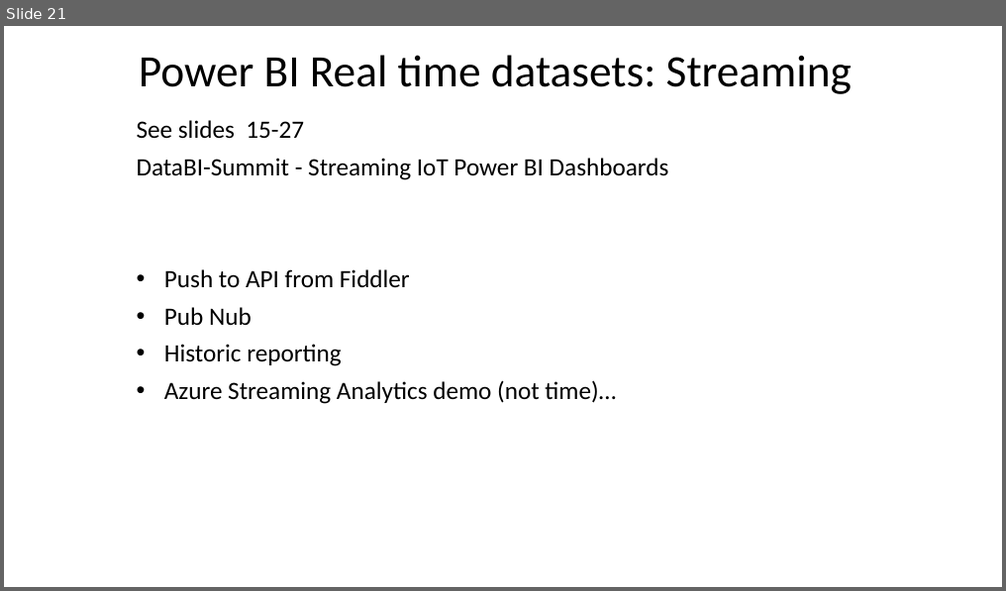
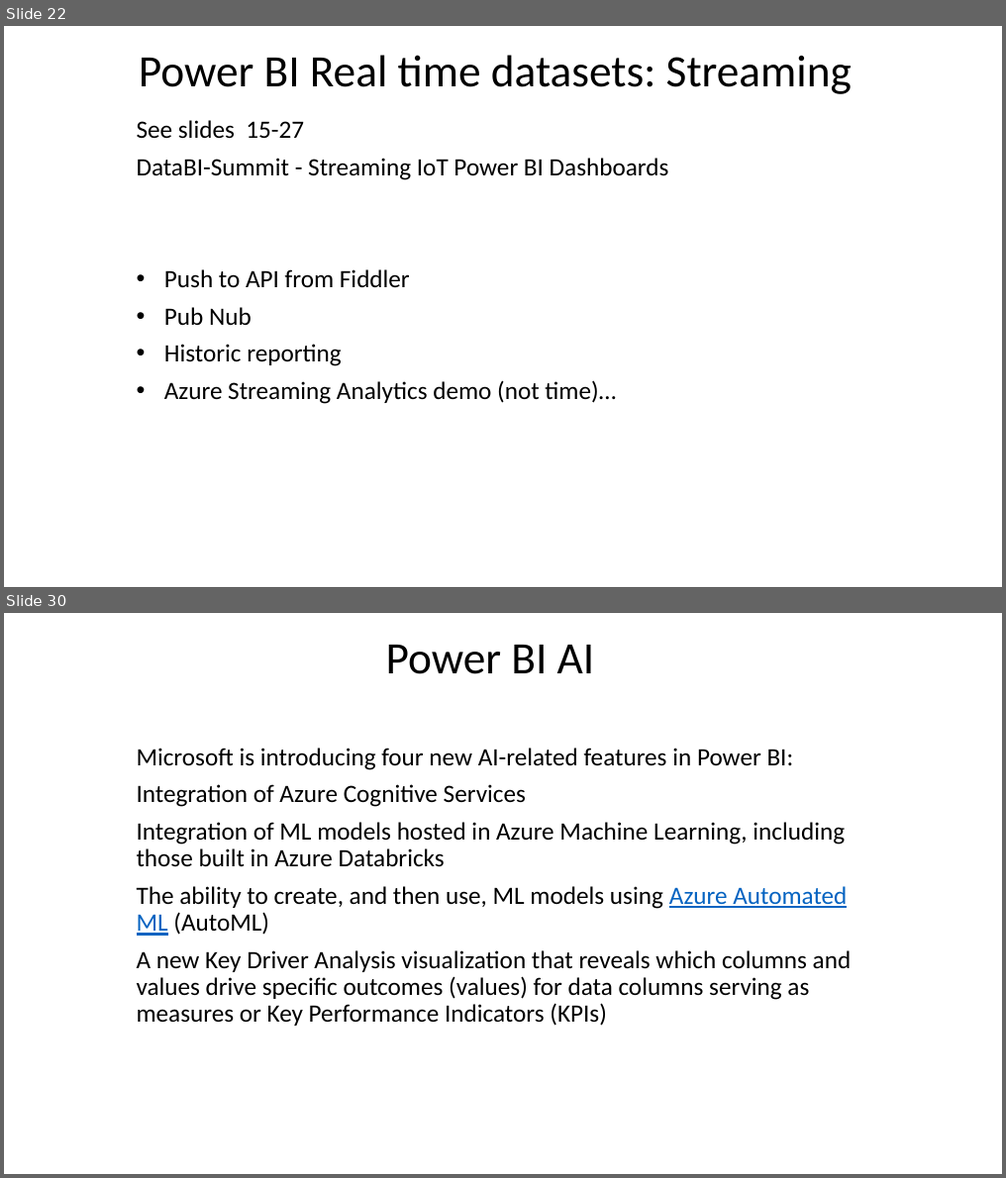
Before and after one commit to wottabyte/PBITraining, a slide deck: PBIID/PowerBI Int Dev slides Q1-2019-shared.pptx. Shown one above the other, each under a label of ours: slide 21 before the commit, slides 22 and 30 after it; the slides between them are not shown. The pictures are 1006x591 and 1006x1178 pixels, drawn with LibreOffice and Linux fonts; fonts in the diff are those of the drawing; background and template pictures are left out. Boxes give left, top, right and bottom in pixels: in the first picture for what was removed or moved away, otherwise in the second. Text is boxed around its words. In the diff, an @@ line names an element or a change of style, - is before the commit and + after.

```diff
--- a/PBIID/PowerBI Int Dev slides Q1-2019-shared.pptx
+++ b/PBIID/PowerBI Int Dev slides Q1-2019-shared.pptx
@@ slide 30 added at box(4, 613, 1002, 1174), background #FFFFFF @@
@@ title added at box(386, 645, 595, 674), 43.2 pt, text #000000 @@
+Power BI AI
@@ subtitle added at box(137, 748, 851, 1026), 24 pt, text #000000 @@
+Microsoft is introducing four new AI-related features in Power BI:
+Integration of Azure Cognitive Services
+Integration of ML models hosted in Azure Machine Learning, including those built in Azure Databricks
+The ability to create, and then use, ML models using Azure Automated ML (AutoML)
+A new Key Driver Analysis visualization that reveals which columns and values drive specific outcomes (values) for data columns serving as measures or Key Performance Indicators (KPIs)
@@ what was slide 21 is now slide 22 @@
```
Also in this commit, not shown: 11 other slides added.
